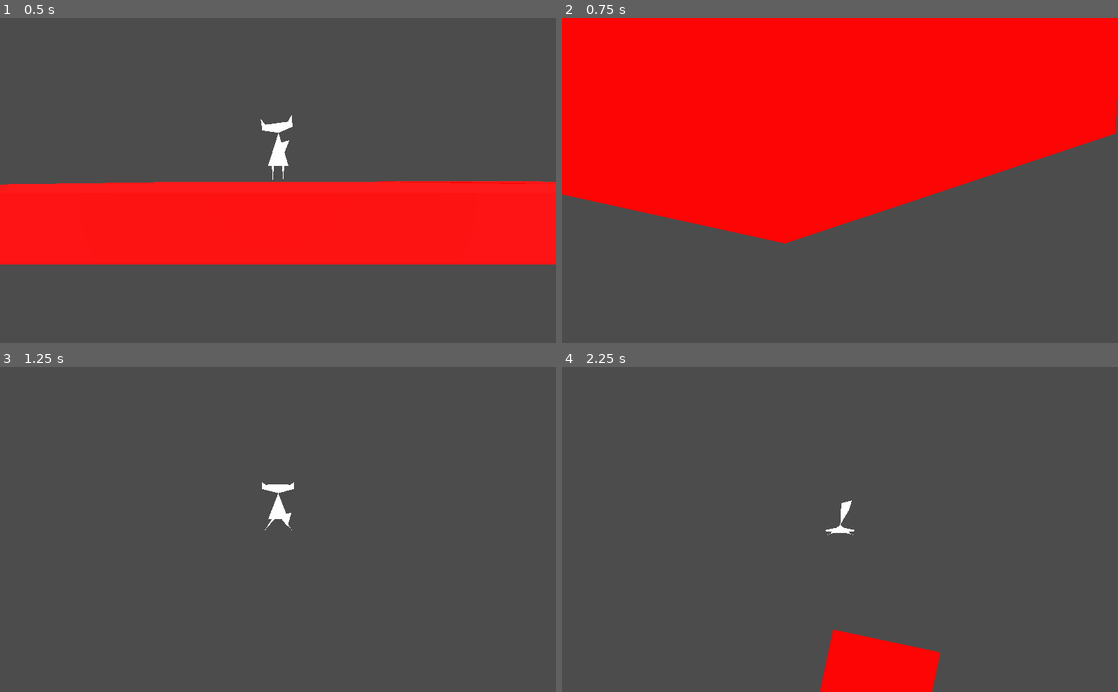
Above: before the commit, frames 1-4 (two rows, left to right).
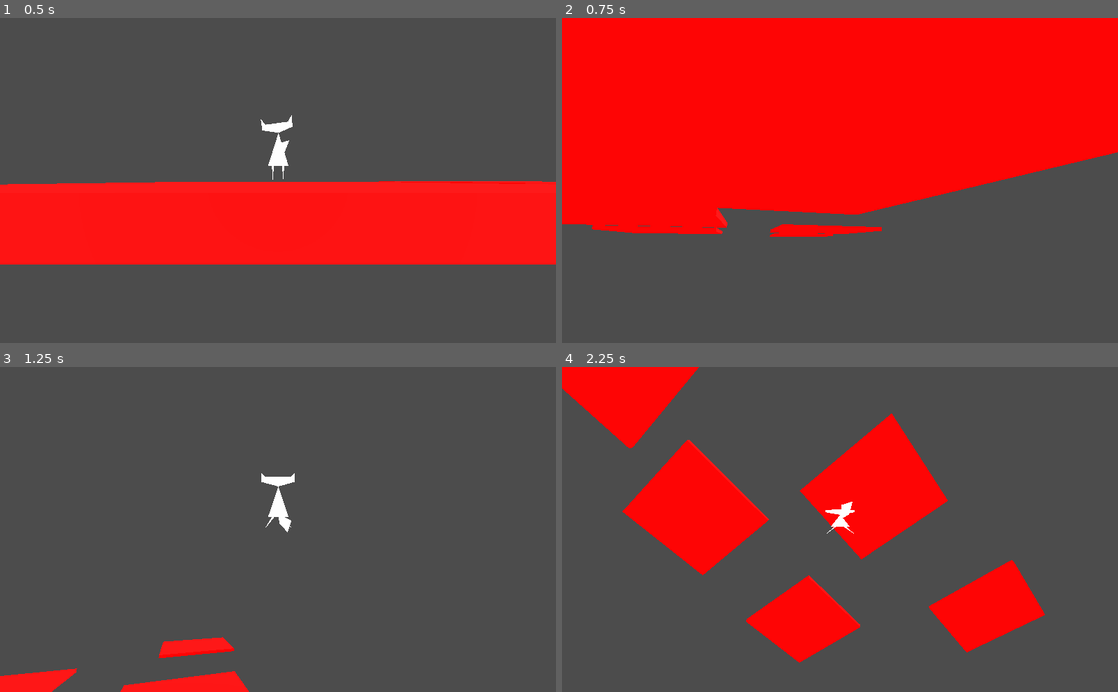
Above: after the commit, the same moments.

Repository: alecray/TestGame1
Game: Godot game, scene res://World.tscn
Two runs of this game, one before a commit and one after it. Both use one fixed random seed, a clock stepped at 60 frames per second and the inputs below.
Inputs (mouse positions are in pixels of both pictures, inside the frame that each line leads up to):
- Up to frame 1 (0.5 s): no input
- Up to frame 2 (0.75 s): move the mouse to (962, 164) at 0.52 s; hold D (move_right) from 0.53 s (still down); hold W (move_fowards) from 0.53 s (still down)
- Up to frame 3 (1.25 s): keep holding D (move_right); keep holding W (move_fowards); tap Space (jump) at 0.77 s
- Up to frame 4 (2.25 s): move the mouse to (728, 545) at 1.27 s; release D (move_right) at 1.28 s; release W (move_fowards) at 1.28 s; hold S (move_backwards) 1.28-2.03 s; tap W (move_fowards) at 1.35 s; tap Space (jump) at 1.52 s; move the mouse to (895, 458) at 2.02 s; hold D (move_right) from 2.03 s (still down); hold W (move_fowards) from 2.03 s (still down)

Frame 1 is identical in both runs. In frame 2, 4.5% of the frame differs, in the area x 0-100%, y 25-70%; in frame 3, 2.6%; in frame 4, 24%, in the area x 0-87%, y 0-100%.

Commit message:
started making my own environment in blender

Diff:
--- a/Player.gd
+++ b/Player.gd
@@ -5,8 +5,8 @@
 const GRAVITY = 0.98
 const MAX_FALL_SPEED = 30
 
-const H_LOOK_SENS = 1.0
-const V_LOOK_SENS = 1.0
+const H_LOOK_SENS = 0.5
+const V_LOOK_SENS = 0.5
 
 onready var cam = $CamBase
 onready var anim = $Graphics/AnimationPlayer
Not shown, added: media/testgame1.png.import
Not shown, added: blend/env1.blend
Not shown, added: blend/env1.blend1
